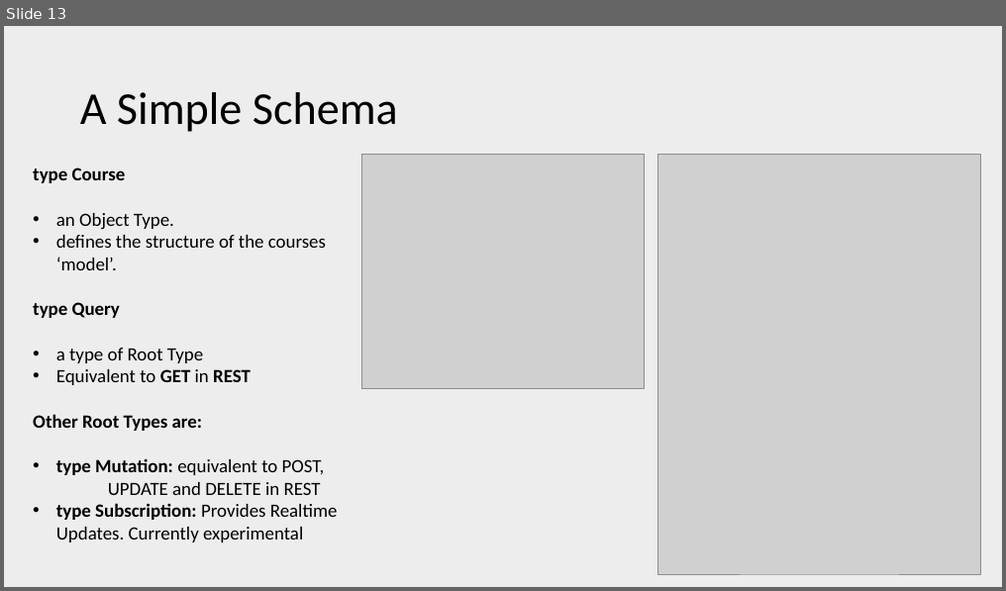
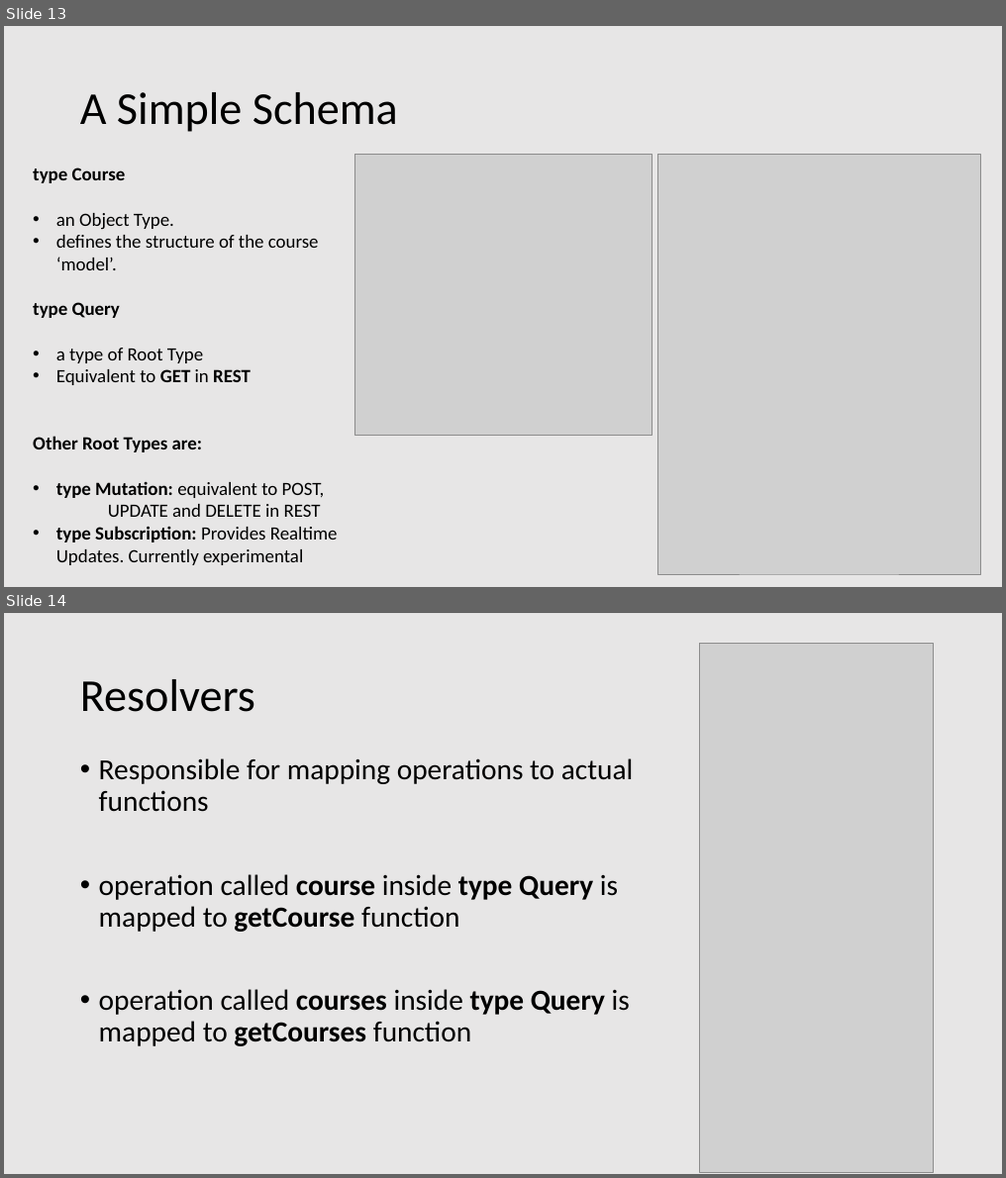
Before and after one commit to patelg123/graphql-presentation, a slide deck: current.pptx. Shown one above the other, each under a label of ours: slide 13 before the commit, slides 13 and 14 after it. The pictures are 1006x591 and 1006x1178 pixels, drawn with LibreOffice and Linux fonts; fonts in the diff are those of the drawing; grey boxes stand for pictures. Boxes give left, top, right and bottom in pixels: in the first picture for what was removed or moved away, otherwise in the second. Text is boxed around its words. In the diff, an @@ line names an element or a change of style, - is before the commit and + after.

```diff
--- a/current.pptx
+++ b/current.pptx
@@ slide 14 added at box(4, 613, 1002, 1174), background #E7E6E6 @@
@@ picture added at box(699, 643, 933, 1173) @@
@@ title added at box(80, 679, 255, 712), 44 pt, text #000000 @@
+Resolvers
@@ text added at box(99, 759, 634, 1047), 28 pt, text #000000 @@
+• Responsible for mapping operations to actual functions
+• operation called course inside type Query is mapped to getCourse function
+• operation called courses inside type Query is mapped to getCourses function
@@ slide 13 changed as well @@
@@ background #EDEDED to #E7E6E6 @@
@@ picture: place and size @@
-picture at box(361, 154, 645, 389)
+picture at box(354, 154, 651, 436)
@@ text at box(56, 235, 319, 271): text changed @@
-• defines the structure of the courses ‘model’.
+• defines the structure of the course ‘model’.
```
Also in this commit, not shown: 13 other slides changed, 2 other slides added, 2 slides removed, 4 other files.
